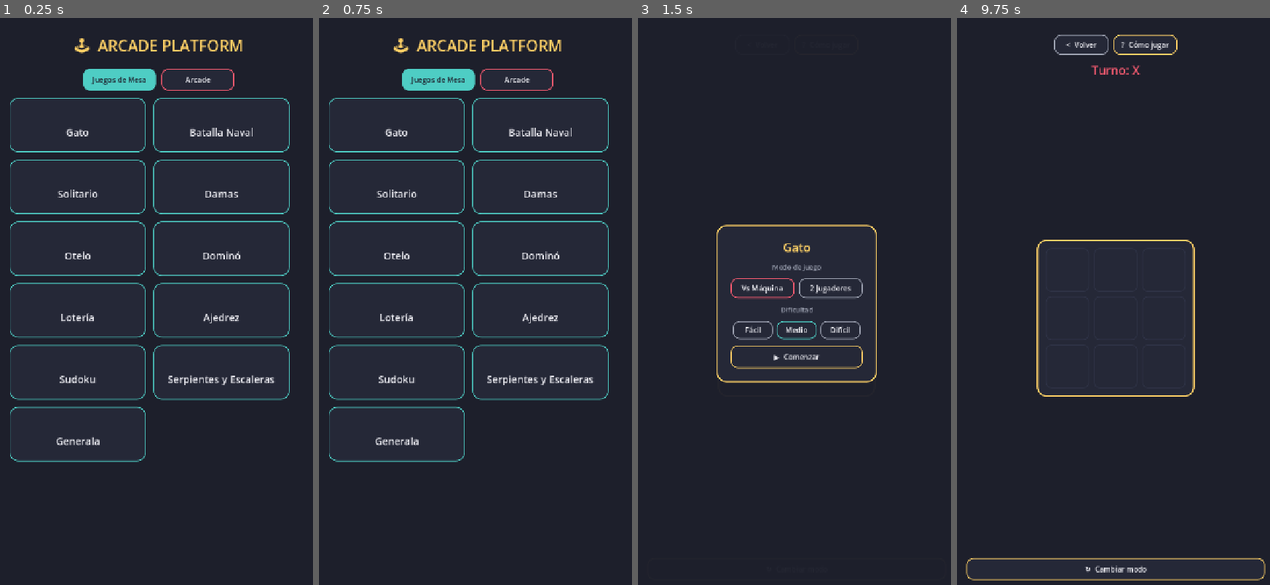
Above: before the commit, frames 1-4 (left to right).
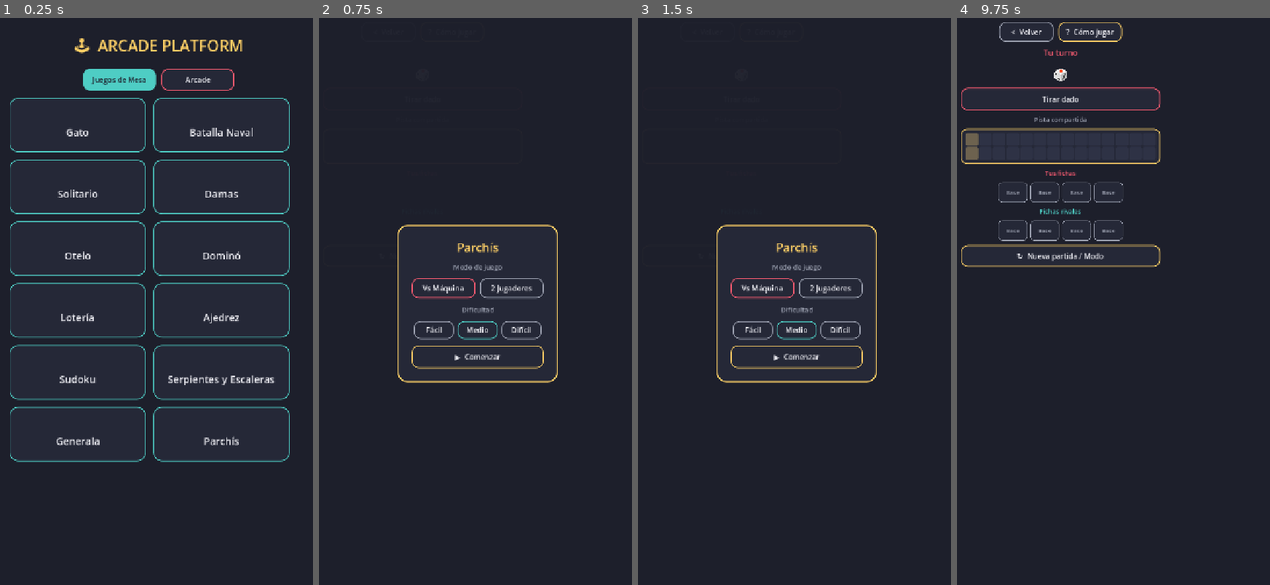
Above: after the commit, the same moments.

Repository: jfrodriguezva/Arcade
Game: Godot game, scene res://core/scenes/hub.tscn
Same seed, same stepped clock (60 frames per second), same inputs: the game is played once before the commit and once after it.
Inputs (mouse positions are in pixels of both pictures, inside the frame that each line leads up to):
- Up to frame 1 (0.25 s): no input
- Up to frame 2 (0.75 s): click (541, 431) at 0.5 s, where only the run after the commit has a clickable "Parchís"
- Up to frame 3 (1.5 s): click (741, 97) at 1.25 s, where only the run after the commit has a clickable "Tirar dado"
- Up to frame 4 (9.75 s): click (1013, 193) at 2.02 s; click (1044, 193) at 2.77 s; click (1075, 193) at 3.52 s; click (1107, 193) at 4.27 s; click (1013, 227) at 5.02 s; click (1044, 227) at 5.77 s; click (1075, 227) at 6.52 s; click (1107, 227) at 7.27 s; click "? Cómo jugar" at 8 s; click "? Cómo jugar" at 8.75 s; click "▶ Comenzar" at 9.5 s

The runs differ from the first frame. In frame 1, 0.4% of the frame differs, in the area x 48-93%, y 68-79%; in frame 2, 7.8%, in the area x 3-93%, y 3-79%; in frame 3, 0.2%; in frame 4, 7.5%.

Commit message:
Parchis (version simplificada de 2 jugadores)
En vez del tablero en cruz clasico de 4 jugadores (dificil de
renderizar bien en pantalla chica sin arte dedicado), se usa una
pista compartida circular de 28 casillas + tramo final privado de
6 casillas por jugador. Reglas: sacar con 6, turno extra al sacar 6
(maximo 3 seguidos), captura por caer exacto sobre ficha rival
(casillas de entrada son seguras), meta con numero exacto.

Vs Maquina (3 niveles: fácil mueve al azar, medio/dificil prioriza
sacar de la base y avanzar la ficha mas adelantada) o 2 Jugadores.

Logica de captura, casillas seguras y deteccion de victoria
validada con pruebas automatizadas.

Co-Authored-By: Claude Sonnet 5 <noreply@anthropic.com>

Diff:
--- a/core/autoload/game_manager.gd
+++ b/core/autoload/game_manager.gd
@@ -81,6 +81,13 @@
 		"scene": "res://games/board/generala/generala.tscn",
 		"enabled": true,
 	},
+	{
+		"id": "parchis",
+		"title": "Parchís",
+		"category": "mesa",
+		"scene": "res://games/board/parchis/parchis.tscn",
+		"enabled": true,
+	},
 ]
 
 var current_game_id: String = ""
--- /dev/null
+++ b/games/board/parchis/parchis.gd
@@ -0,0 +1,351 @@
+extends Control
+## Parchís simplificado para 2 jugadores: pista compartida circular +
+## tramo final privado por jugador (en vez del tablero en cruz clásico
+## de 4 jugadores, para mantenerlo jugable en pantalla chica).
+
+const GAME_ID := "parchis"
+const SHARED_TRACK_LEN := 28
+const HOME_STRETCH_LEN := 6
+const TOTAL_STEPS := SHARED_TRACK_LEN + HOME_STRETCH_LEN
+const ENTRY_OFFSET := {"player": 0, "bot": 14}
+const SAFE_SQUARES := [0, 14]
+
+const HELP_TEXT := "Cada jugador tiene 4 fichas. Empiezan en 'Base' y deben salir con un 6 en el dado.
+
+- Tira el dado; si sacas 6, puedes sacar una ficha de la base (y tiras otra vez de regalo).
+- Toca una de tus fichas activas (resaltada en amarillo) para avanzarla la cantidad del dado.
+- Si caes exacto sobre una ficha rival fuera de las casillas de salida (que son seguras), la mandas de vuelta a la base.
+- Necesitas el número exacto para llegar a la meta.
+
+Gana quien lleve sus 4 fichas a la meta 🏁 primero."
+
+var tokens: Dictionary = {"player": [-1, -1, -1, -1], "bot": [-1, -1, -1, -1]}
+var current_turn: String = "player"
+var mode: String = "pve"
+var difficulty: String = "medium"
+var game_over: bool = false
+var last_roll: int = 0
+var consecutive_sixes: int = 0
+
+var status_label: Label
+var dice_label: Label
+var roll_btn: Button
+var track_cells: Array = []
+var player_token_buttons: Array = []
+var bot_token_buttons: Array = []
+
+
+func _ready() -> void:
+	_build_ui()
+	UIKit.show_setup_overlay(self, "Parchís", true, true, _on_setup_confirmed)
+
+
+func _on_setup_confirmed(config: Dictionary) -> void:
+	mode = config["mode"]
+	difficulty = config["difficulty"]
+	_new_game()
+
+
+func _build_ui() -> void:
+	UIKit.apply_background(self)
+
+	var scroll := ScrollContainer.new()
+	scroll.set_anchors_preset(Control.PRESET_FULL_RECT)
+	add_child(scroll)
+
+	var margin := MarginContainer.new()
+	for side: String in ["margin_left", "margin_right", "margin_top", "margin_bottom"]:
+		margin.add_theme_constant_override(side, 20)
+	scroll.add_child(margin)
+
+	var vbox := VBoxContainer.new()
+	vbox.alignment = BoxContainer.ALIGNMENT_CENTER
+	vbox.add_theme_constant_override("separation", 10)
+	margin.add_child(vbox)
+
+	UIKit.build_toolbar(vbox, self, "Parchís", HELP_TEXT)
+
+	status_label = UIKit.title_label("", 18, UIKit.COLOR_TEXT)
+	vbox.add_child(status_label)
+
+	dice_label = UIKit.title_label("🎲", 32, UIKit.COLOR_ACCENT_3)
+	vbox.add_child(dice_label)
+
+	roll_btn = Button.new()
+	roll_btn.text = "Tirar dado"
+	roll_btn.custom_minimum_size = Vector2(200, 50)
+	UIKit.style_button(roll_btn, UIKit.COLOR_ACCENT)
+	roll_btn.pressed.connect(_on_roll_pressed)
+	vbox.add_child(roll_btn)
+
+	vbox.add_child(UIKit.title_label("Pista compartida", 14, UIKit.COLOR_TEXT_DIM))
+
+	var track_panel := PanelContainer.new()
+	track_panel.add_theme_stylebox_override("panel", UIKit.stylebox(UIKit.COLOR_PANEL, UIKit.COLOR_ACCENT_3, 12, 2))
+	vbox.add_child(track_panel)
+	var track_margin := MarginContainer.new()
+	for side: String in ["margin_left", "margin_right", "margin_top", "margin_bottom"]:
+		track_margin.add_theme_constant_override(side, 8)
+	track_panel.add_child(track_margin)
+
+	var track_grid := GridContainer.new()
+	track_grid.columns = 14
+	track_grid.add_theme_constant_override("h_separation", 2)
+	track_grid.add_theme_constant_override("v_separation", 2)
+	track_margin.add_child(track_grid)
+
+	for i in range(SHARED_TRACK_LEN):
+		var cell := Button.new()
+		cell.custom_minimum_size = Vector2(28, 28)
+		cell.add_theme_font_size_override("font_size", 10)
+		cell.disabled = true
+		cell.focus_mode = Control.FOCUS_NONE
+		track_grid.add_child(cell)
+		track_cells.append(cell)
+
+	vbox.add_child(UIKit.title_label("Tus fichas", 14, UIKit.COLOR_ACCENT))
+	var player_row := HBoxContainer.new()
+	player_row.alignment = BoxContainer.ALIGNMENT_CENTER
+	player_row.add_theme_constant_override("separation", 6)
+	vbox.add_child(player_row)
+	for i in range(4):
+		var btn := Button.new()
+		btn.custom_minimum_size = Vector2(64, 44)
+		btn.add_theme_font_size_override("font_size", 12)
+		btn.pressed.connect(_on_token_pressed.bind("player", i))
+		player_row.add_child(btn)
+		player_token_buttons.append(btn)
+
+	vbox.add_child(UIKit.title_label("Fichas rivales", 14, UIKit.COLOR_ACCENT_2))
+	var bot_row := HBoxContainer.new()
+	bot_row.alignment = BoxContainer.ALIGNMENT_CENTER
+	bot_row.add_theme_constant_override("separation", 6)
+	vbox.add_child(bot_row)
+	for i in range(4):
+		var btn := Button.new()
+		btn.custom_minimum_size = Vector2(64, 44)
+		btn.add_theme_font_size_override("font_size", 12)
+		btn.pressed.connect(_on_token_pressed.bind("bot", i))
+		bot_row.add_child(btn)
+		bot_token_buttons.append(btn)
+
+	var restart_btn := Button.new()
+	restart_btn.text = "↻  Nueva partida / Modo"
+	restart_btn.custom_minimum_size = Vector2(220, 48)
+	UIKit.style_button(restart_btn, UIKit.COLOR_ACCENT_3)
+	restart_btn.pressed.connect(func() -> void: UIKit.show_setup_overlay(self, "Parchís", true, true, _on_setup_confirmed))
+	vbox.add_child(restart_btn)
+
+
+func _new_game() -> void:
+	tokens = {"player": [-1, -1, -1, -1], "bot": [-1, -1, -1, -1]}
+	current_turn = "player"
+	game_over = false
+	consecutive_sixes = 0
+	_start_turn()
+
+
+func _start_turn() -> void:
+	last_roll = 0
+	_update_turn_status()
+	_redraw_all()
+
+	if mode == "pve" and current_turn == "bot":
+		await get_tree().create_timer(0.5).timeout
+		_perform_roll("bot")
+
+
+func _update_turn_status() -> void:
+	if mode == "pve":
+		status_label.text = "Tu turno" if current_turn == "player" else "Turno de la máquina..."
+		status_label.add_theme_color_override("font_color", UIKit.COLOR_ACCENT if current_turn == "player" else UIKit.COLOR_ACCENT_2)
+	else:
+		var label: String = "Jugador 1 (rosa)" if current_turn == "player" else "Jugador 2 (teal)"
+		status_label.text = "Turno: %s" % label
+		status_label.add_theme_color_override("font_color", UIKit.COLOR_ACCENT if current_turn == "player" else UIKit.COLOR_ACCENT_2)
+
+
+func _movable_tokens(owner: String) -> Array:
+	var result: Array = []
+	for i in range(4):
+		var pos: int = tokens[owner][i]
+		if pos == -1:
+			if last_roll == 6:
+				result.append(i)
+		elif pos < TOTAL_STEPS:
+			if pos + last_roll <= TOTAL_STEPS:
+				result.append(i)
+	return result
+
+
+func _on_roll_pressed() -> void:
+	if game_over or last_roll != 0:
+		return
+	if mode == "pve" and current_turn != "player":
+		return
+	_perform_roll(current_turn)
+
+
+func _perform_roll(owner: String) -> void:
+	last_roll = randi() % 6 + 1
+	if last_roll == 6:
+		consecutive_sixes += 1
+	else:
+		consecutive_sixes = 0
+	_redraw_all()
+
+	var movable: Array = _movable_tokens(owner)
+	if movable.is_empty():
+		await get_tree().create_timer(0.5).timeout
+		_finish_turn(owner, false)
+		return
+
+	if mode == "pve" and owner == "bot":
+		await get_tree().create_timer(0.4).timeout
+		var choice: int = _bot_pick_token(movable)
+		_move_token(owner, choice)
+		_finish_turn(owner, true)
+
+
+func _on_token_pressed(owner: String, i: int) -> void:
+	if game_over or current_turn != owner or last_roll == 0:
+		return
+	if mode == "pve" and owner == "bot":
+		return
+	if not _movable_tokens(owner).has(i):
+		return
+	_move_token(owner, i)
+	_finish_turn(owner, true)
+
+
+func _move_token(owner: String, i: int) -> void:
+	var pos: int = tokens[owner][i]
+	var new_pos: int = 0 if pos == -1 else pos + last_roll
+	tokens[owner][i] = new_pos
+
+	if new_pos < SHARED_TRACK_LEN:
+		var abs_square: int = (ENTRY_OFFSET[owner] + new_pos) % SHARED_TRACK_LEN
+		if not SAFE_SQUARES.has(abs_square):
+			var other: String = "bot" if owner == "player" else "player"
+			for j in range(4):
+				var opos: int = tokens[other][j]
+				if opos == -1 or opos >= SHARED_TRACK_LEN:
+					continue
+				var oabs: int = (ENTRY_OFFSET[other] + opos) % SHARED_TRACK_LEN
+				if oabs == abs_square:
+					tokens[other][j] = -1
+
+
+func _bot_pick_token(movable: Array) -> int:
+	if difficulty == "easy":
+		return movable[randi() % movable.size()]
+
+	for i: int in movable:
+		if tokens["bot"][i] == -1:
+			return i
+	var best: int = movable[0]
+	for i: int in movable:
+		if tokens["bot"][i] > tokens["bot"][best]:
+			best = i
+	return best
+
+
+func _has_won(owner: String) -> bool:
+	for pos: int in tokens[owner]:
+		if pos != TOTAL_STEPS:
+			return false
+	return true
+
+
+func _finish_turn(owner: String, moved: bool) -> void:
+	_redraw_all()
+
+	if _has_won(owner):
+		_end_game(owner)
+		return
+
+	var bonus_turn: bool = moved and last_roll == 6 and consecutive_sixes < 3
+	last_roll = 0
+
+	if bonus_turn:
+		status_label.text = "¡Sacaste 6! Tiras otra vez"
+		_redraw_all()
+		if mode == "pve" and owner == "bot":
+			await get_tree().create_timer(0.5).timeout
+			_perform_roll("bot")
+		return
+
+	consecutive_sixes = 0
+	current_turn = "bot" if owner == "player" else "player"
+	_start_turn()
+
+
+func _end_game(owner: String) -> void:
+	game_over = true
+	roll_btn.disabled = true
+	if mode == "pve":
+		if owner == "player":
+			status_label.text = "¡Ganaste! Llevaste tus 4 fichas a la meta"
+			status_label.add_theme_color_override("font_color", UIKit.COLOR_ACCENT_3)
+			_record_result("wins")
+		else:
+			status_label.text = "Ganó la máquina"
+			status_label.add_theme_color_override("font_color", UIKit.COLOR_DANGER)
+			_record_result("losses")
+	else:
+		var label: String = "Jugador 1 (rosa)" if owner == "player" else "Jugador 2 (teal)"
+		status_label.text = "¡Ganó %s!" % label
+		status_label.add_theme_color_override("font_color", UIKit.COLOR_ACCENT_3)
+
+
+func _record_result(key: String) -> void:
+	var stats: Dictionary = SaveManager.get_game_data(GAME_ID)
+	stats[key] = stats.get(key, 0) + 1
+	SaveManager.set_game_data(GAME_ID, stats)
+
+
+func _redraw_all() -> void:
+	dice_label.text = "🎲 %d" % last_roll if last_roll != 0 else "🎲"
+
+	var can_roll: bool = not game_over and last_roll == 0 and (mode == "pvp" or current_turn == "player")
+	roll_btn.disabled = not can_roll
+
+	var movable: Array = _movable_tokens(current_turn) if last_roll != 0 else []
+
+	for i in range(4):
+		_style_token_button(player_token_buttons[i], "player", i, movable)
+		_style_token_button(bot_token_buttons[i], "bot", i, movable)
+
+	for cell_idx in range(SHARED_TRACK_LEN):
+		var cell: Button = track_cells[cell_idx]
+		var text := ""
+		var color: Color = UIKit.COLOR_TEXT_DIM
+		for owner: String in ["player", "bot"]:
+			for pos: int in tokens[owner]:
+				if pos != -1 and pos < SHARED_TRACK_LEN:
+					var abs_square: int = (ENTRY_OFFSET[owner] + pos) % SHARED_TRACK_LEN
+					if abs_square == cell_idx:
+						text += "●"
+						color = UIKit.COLOR_ACCENT if owner == "player" else UIKit.COLOR_ACCENT_2
+		cell.text = text
+		cell.add_theme_color_override("font_disabled_color", color)
+		var bg: Color = UIKit.COLOR_ACCENT_3.lerp(UIKit.COLOR_BG_LIGHT, 0.7) if SAFE_SQUARES.has(cell_idx) else UIKit.COLOR_BG_LIGHT
+		var sb: StyleBoxFlat = UIKit.stylebox(bg, Color(0, 0, 0, 0), 4)
+		cell.add_theme_stylebox_override("disabled", sb)
+
+
+func _style_token_button(btn: Button, owner: String, i: int, movable: Array) -> void:
+	var pos: int = tokens[owner][i]
+	if pos == -1:
+		btn.text = "Base"
+	elif pos == TOTAL_STEPS:
+		btn.text = "🏁"
+	elif pos >= SHARED_TRACK_LEN:
+		btn.text = "Meta %d" % (pos - SHARED_TRACK_LEN + 1)
+	else:
+		btn.text = str(pos + 1)
+
+	var is_movable: bool = owner == current_turn and movable.has(i)
+	var accent: Color = UIKit.COLOR_ACCENT_3 if is_movable else (UIKit.COLOR_ACCENT if owner == "player" else UIKit.COLOR_ACCENT_2)
+	UIKit.style_button(btn, accent, 8)
+	btn.disabled = not (is_movable and (mode == "pvp" or owner == "player"))
--- /dev/null
+++ b/games/board/parchis/parchis.tscn
@@ -0,0 +1,12 @@
+[gd_scene load_steps=2 format=3]
+
+[ext_resource type="Script" path="res://games/board/parchis/parchis.gd" id="1"]
+
+[node name="Parchis" type="Control"]
+layout_mode=3
+anchors_preset=15
+anchor_right=1.0
+anchor_bottom=1.0
+grow_horizontal=2
+grow_vertical=2
+script=ExtResource("1")
Not shown, added: games/board/parchis/parchis.gd.uid
